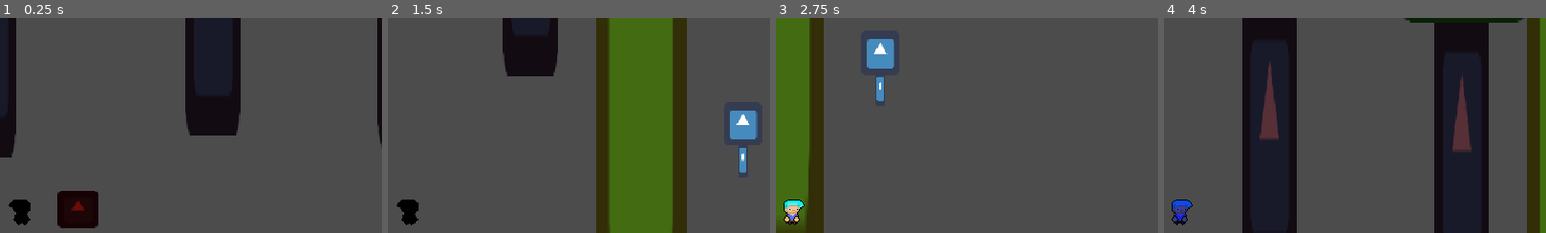
Above: before the commit, frames 1-4 (left to right).
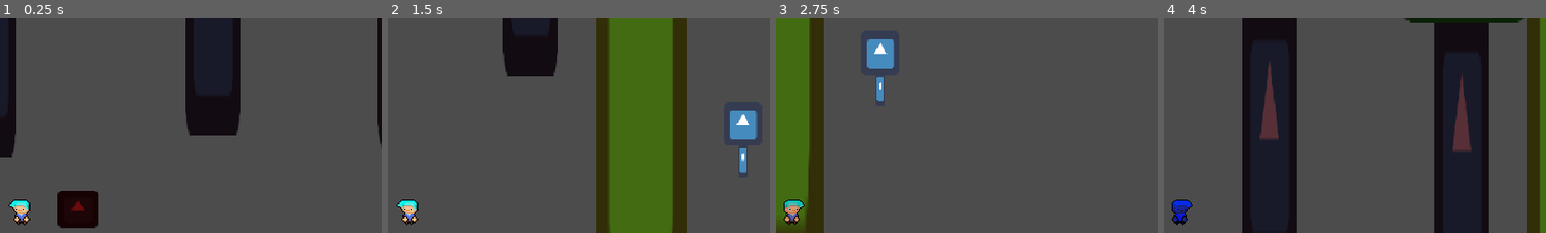
Above: after the commit, the same moments.

Repository: kjanuska/Independent-Study-Game
Game: Godot game, scene res://Scenes/Main.tscn
The game is run twice, just before and just after one commit, with the same random seed, the same clock (stepped at 60 frames per second) and the same inputs. The engine's default icon, where the game draws it, is replaced by a stand-in: a white triangle on a blue panel in a dark square.
Inputs (mouse positions are % of the whole screen's width and height, from its top left):
- Up to frame 1 (0.25 s): no input
- Up to frame 2 (1.5 s): tap Enter at 0.5 s; move the mouse to (72, 45) at 0.52 s; hold D (ui_right) 0.53-1.28 s; hold Space (dash) 0.53-1.28 s; move the mouse to (30, 55) at 1.27 s; hold S (ui_down) from 1.28 s (still down); tap E (Interact) at 1.35 s
- Up to frame 3 (2.75 s): tap Space (dash) at 1.55, 2 s; move the mouse to (60, 28) at 2.02 s; release S (ui_down) at 2.03 s; hold D (ui_right) from 2.03 s (still down); hold Space (dash) from 2.03 s (still down)
- Up to frame 4 (4 s): move the mouse to (45, 70) at 2.77 s; release D (ui_right) at 2.78 s; release Space (dash) at 2.78 s; hold W (ui_up) 2.78-3.53 s; click (45, 70) at 2.85 s; tap Space (dash) at 3.05, 3.8 s; tap Enter at 3.5 s; move the mouse to (80, 65) at 3.52 s; hold A (ui_left) from 3.53 s (still down); hold Right mouse button (shoot) from 3.53 s (still down)
The pictures show only the part of the screen within x 48-98%, y 5-55%; the shares and areas given below are measured in that part.

The runs differ from the first frame. In frame 1, 0.3% of the frame differs, in the area x 2-8%, y 84-96%; in frame 2, 0.3%; in frame 3, 0.3%, in the area x 2-8%, y 84-97%; in frame 4, 0.3%.
Error before the commit: Invalid call. Nonexistent function 'travel' in base 'Nil'. (res://Scripts/Player.gd:37)

Commit message:
animation tree animations work

Diff:
--- a/Scenes/Main.tscn
+++ b/Scenes/Main.tscn
@@ -168,5 +168,4 @@
 [node name="Path" type="TileMap" parent="."]
 format = 1
 
-
 [editable path="Pickup Gun"]
--- a/Scenes/Player.tscn
+++ b/Scenes/Player.tscn
@@ -88,7 +88,7 @@
 "values": [ Color( 0.521569, 0.0862745, 0.0862745, 1 ), Color( 1, 1, 1, 1 ) ]
 }
 
-[sub_resource type="Animation" id=6]
+[sub_resource type="Animation" id=7]
 length = 0.5
 tracks/0/type = "value"
 tracks/0/path = NodePath("Sprite:frame")
@@ -101,6 +101,18 @@
 "transitions": PoolRealArray( 1 ),
 "update": 1,
 "values": [ 0 ]
+}
+tracks/1/type = "value"
+tracks/1/path = NodePath("Sprite:modulate")
+tracks/1/interp = 1
+tracks/1/loop_wrap = true
+tracks/1/imported = false
+tracks/1/enabled = true
+tracks/1/keys = {
+"times": PoolRealArray( 0 ),
+"transitions": PoolRealArray( 1 ),
+"update": 0,
+"values": [ Color( 1, 1, 1, 1 ) ]
 }
 
 [sub_resource type="Animation" id=8]
@@ -123,63 +135,59 @@
 [sub_resource type="AnimationNodeAnimation" id=9]
 animation = "dash"
 
-[sub_resource type="AnimationNodeAnimation" id=27]
+[sub_resource type="AnimationNodeAnimation" id=10]
 animation = "death"
 
-[sub_resource type="AnimationNodeAnimation" id=17]
+[sub_resource type="AnimationNodeAnimation" id=11]
 animation = "hurt"
 
-[sub_resource type="AnimationNodeAnimation" id=11]
+[sub_resource type="AnimationNodeAnimation" id=12]
 animation = "idle"
 
 [sub_resource type="AnimationNodeAnimation" id=13]
 animation = "walk"
 
+[sub_resource type="AnimationNodeStateMachineTransition" id=14]
+
+[sub_resource type="AnimationNodeStateMachineTransition" id=15]
+
+[sub_resource type="AnimationNodeStateMachineTransition" id=16]
+
+[sub_resource type="AnimationNodeStateMachineTransition" id=17]
+
 [sub_resource type="AnimationNodeStateMachineTransition" id=18]
-
-[sub_resource type="AnimationNodeStateMachineTransition" id=19]
-
-[sub_resource type="AnimationNodeStateMachineTransition" id=20]
-
-[sub_resource type="AnimationNodeStateMachineTransition" id=21]
-
-[sub_resource type="AnimationNodeStateMachineTransition" id=22]
 switch_mode = 2
 auto_advance = true
 
-[sub_resource type="AnimationNodeStateMachineTransition" id=23]
+[sub_resource type="AnimationNodeStateMachineTransition" id=19]
 switch_mode = 2
 auto_advance = true
 
-[sub_resource type="AnimationNodeStateMachineTransition" id=24]
+[sub_resource type="AnimationNodeStateMachineTransition" id=20]
 switch_mode = 2
 auto_advance = true
 
-[sub_resource type="AnimationNodeStateMachineTransition" id=25]
-switch_mode = 2
-auto_advance = true
-
-[sub_resource type="AnimationNodeStateMachineTransition" id=26]
-
-[sub_resource type="AnimationNodeStateMachineTransition" id=28]
-
-[sub_resource type="AnimationNodeStateMachine" id=14]
+[sub_resource type="AnimationNodeStateMachineTransition" id=21]
+
+[sub_resource type="AnimationNodeStateMachineTransition" id=22]
+
+[sub_resource type="AnimationNodeStateMachine" id=23]
 states/dash/node = SubResource( 9 )
 states/dash/position = Vector2( 988, 153 )
-states/death/node = SubResource( 27 )
-states/death/position = Vector2( 586.266, 290 )
-states/hurt/node = SubResource( 17 )
+states/death/node = SubResource( 10 )
+states/death/position = Vector2( 560.266, 311 )
+states/hurt/node = SubResource( 11 )
 states/hurt/position = Vector2( 415, 98 )
-states/idle/node = SubResource( 11 )
+states/idle/node = SubResource( 12 )
 states/idle/position = Vector2( 609, 206 )
 states/walk/node = SubResource( 13 )
 states/walk/position = Vector2( 684, 46 )
-transitions = [ "idle", "walk", SubResource( 18 ), "walk", "dash", SubResource( 19 ), "idle", "hurt", SubResource( 20 ), "walk", "hurt", SubResource( 21 ), "hurt", "idle", SubResource( 22 ), "hurt", "walk", SubResource( 23 ), "dash", "idle", SubResource( 24 ), "dash", "walk", SubResource( 25 ), "walk", "idle", SubResource( 26 ), "idle", "death", SubResource( 28 ) ]
+transitions = [ "idle", "walk", SubResource( 14 ), "walk", "dash", SubResource( 15 ), "idle", "hurt", SubResource( 16 ), "walk", "hurt", SubResource( 17 ), "hurt", "idle", SubResource( 18 ), "dash", "idle", SubResource( 19 ), "dash", "walk", SubResource( 20 ), "walk", "idle", SubResource( 21 ), "idle", "death", SubResource( 22 ) ]
 start_node = "idle"
 end_node = "death"
-graph_offset = Vector2( -25.7339, 18.2407 )
-
-[sub_resource type="AnimationNodeStateMachinePlayback" id=15]
+graph_offset = Vector2( -25.7339, 9.19093 )
+
+[sub_resource type="AnimationNodeStateMachinePlayback" id=24]
 
 [node name="Player" type="KinematicBody2D" groups=[
 "player",
@@ -214,7 +222,6 @@
 text = "Shink"
 
 [node name="Sprite" type="Sprite" parent="."]
-modulate = Color( 0, 0, 0, 1 )
 texture = ExtResource( 2 )
 hframes = 4
 
@@ -224,7 +231,7 @@
 script = ExtResource( 3 )
 
 [node name="CollisionShape2D" type="CollisionShape2D" parent="Hurtbox"]
-position = Vector2( -0.569174, -8.9407e-008 )
+position = Vector2( -0.569174, -8.9407e-08 )
 shape = SubResource( 3 )
 
 [node name="InvincibilityPeriod" type="Timer" parent="Hurtbox"]
@@ -232,16 +239,16 @@
 
 [node name="AnimationPlayer" type="AnimationPlayer" parent="."]
 anims/dash = SubResource( 4 )
-anims/death = SubResource( 16 )
-anims/hurt = SubResource( 5 )
-anims/idle = SubResource( 6 )
+anims/death = SubResource( 5 )
+anims/hurt = SubResource( 6 )
+anims/idle = SubResource( 7 )
 anims/walk = SubResource( 8 )
 
 [node name="AnimationTree" type="AnimationTree" parent="."]
-tree_root = SubResource( 14 )
+tree_root = SubResource( 23 )
 anim_player = NodePath("../AnimationPlayer")
 active = true
-parameters/playback = SubResource( 15 )
+parameters/playback = SubResource( 24 )
 
 [node name="MovementStates" type="Node" parent="."]
 script = ExtResource( 4 )
@@ -282,6 +289,5 @@
 
 [node name="WeaponSpawner" type="Node2D" parent="Spawners"]
 script = ExtResource( 15 )
-
 [connection signal="timeout" from="DashTimer" to="MovementStates/Dash" method="_on_DashTimer_timeout"]
 [connection signal="timeout" from="Hurtbox/InvincibilityPeriod" to="Hurtbox" method="_on_InvincibilityPeriod_timeout"]
--- a/Scenes/Sword.tscn
+++ b/Scenes/Sword.tscn
@@ -64,7 +64,7 @@
 }
 
 [node name="Sword" type="Node2D"]
-position = Vector2( -1.52588e-005, 3.8147e-006 )
+position = Vector2( -1.52588e-05, 3.8147e-06 )
 script = ExtResource( 1 )
 
 [node name="Sprite" type="Sprite" parent="."]
@@ -72,7 +72,6 @@
 position = Vector2( 17.65, 0 )
 texture = ExtResource( 3 )
 hframes = 6
-frame = 5
 
 [node name="Area2D" type="Area2D" parent="Sprite"]
 position = Vector2( 101.697, -19.8672 )
@@ -92,6 +91,5 @@
 [node name="AttackCooldown" type="Timer" parent="."]
 wait_time = 0.25
 one_shot = true
-
 [connection signal="area_entered" from="Sprite/Area2D" to="." method="_on_Area2D_area_entered"]
 [connection signal="timeout" from="AttackCooldown" to="." method="_on_AttackCooldown_timeout"]
--- a/Scripts/Player.gd
+++ b/Scripts/Player.gd
@@ -6,6 +6,7 @@
 
 var attack_cooldown
 var weapon_animation_player
+var is_flipped
 
 # weapon currently in hand
 var current_weapon
@@ -33,11 +34,7 @@
 	if Input.is_action_just_pressed("ui_cancel"):
 		get_tree().quit()
 
-func play_anim(name):
-	player_animation.travel(name)
-
 func get_input_rotation():
-	var is_flipped
 	mouse_rotation = get_angle_to(get_global_mouse_position()) + self.get_rotation()
 	if abs(mouse_rotation) < PI/2:
 		is_flipped = false
--- a/Scripts/PlayerHurtbox.gd
+++ b/Scripts/PlayerHurtbox.gd
@@ -9,9 +9,9 @@
 		health -= 1
 		if health == 0:
 			print("you died")
-			get_tree().reload_current_scene()
+			get_parent().player_animation.travel("death")
 		is_vulnerable = false
-		get_parent().get_node("AnimationPlayer").play("invulnerable")
+		get_parent().player_animation.travel("hurt")
 		$InvincibilityPeriod.start()
 
 func _on_InvincibilityPeriod_timeout():
--- a/Scripts/StateMachine/Movement/Motion.gd
+++ b/Scripts/StateMachine/Movement/Motion.gd
@@ -2,6 +2,8 @@
 
 var move_direction = Vector2()
 var speed = 0.0
+
+onready var player_animation = owner.get_node("AnimationTree").get("parameters/playback")
 
 func get_input_direction():
 	#player direction vector
--- a/Scripts/StateMachine/Movement/States/Dash.gd
+++ b/Scripts/StateMachine/Movement/States/Dash.gd
@@ -5,7 +5,7 @@
 func enter():
 	speed = 1500.0
 	move_direction = get_input_direction()
-	owner.player_animation.travel("dash")
+	player_animation.travel("dash")
 	owner.get_node("DashTimer").start()
 
 func update(_delta):
--- a/Scripts/StateMachine/Movement/States/Idle.gd
+++ b/Scripts/StateMachine/Movement/States/Idle.gd
@@ -1,7 +1,7 @@
 extends "../Motion.gd"
 
 func enter():
-	owner.play_anim("idle")
+	player_animation.travel("idle")
 
 func handle_input(event):
 	return .handle_input(event)
--- a/Scripts/StateMachine/Movement/States/Walk.gd
+++ b/Scripts/StateMachine/Movement/States/Walk.gd
@@ -6,7 +6,7 @@
 onready var dash_cooldown = owner.get_node("DashCooldown")
 
 func enter():
-	owner.player_animation.travel("walk")
+	player_animation.travel("walk")
 
 func handle_input(event):
 	if event.is_action_pressed("dash") && dash_cooldown.is_stopped():
@@ -18,7 +18,5 @@
 		emit_signal("finished", "idle")
 	.move(SPEED, move_direction)
 
-
-
 func _on_DashTimer_timeout():
 	pass # Replace with function body.
Not shown: 3 places in Scenes/Player.tscn that only renumber resources
